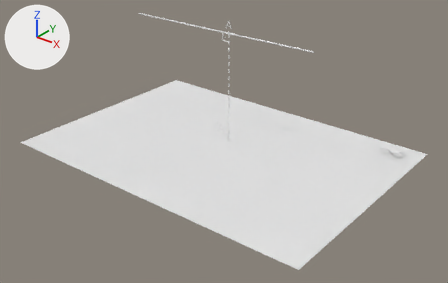
The glTF model client/public/assets/models/4.4.glb: old version first, new version second.
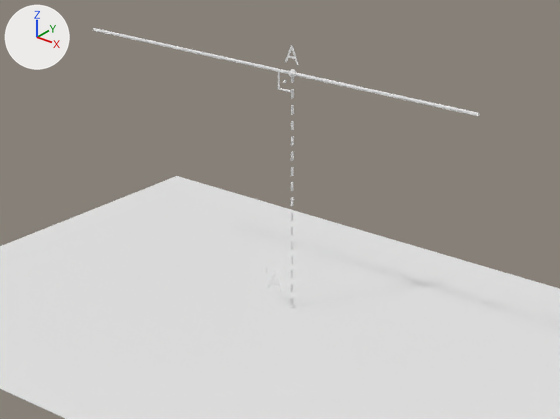
Each version appears first whole from a 50 mm lens placed at (7.62, -8.76, 5.54), pointed at (0.61, 0.01, 0.11), and next in a close-up on the part from 21% to 78% of the width and 0% to 67% of the height. Arrows for +X, +Y and +Z are at upper left; the lights stay in place. Where no turn or scale is listed for an object, it has been applied to the vertices. Vertices at the same position are counted once.

Objects in the first close-up: 'A10_Cylinder', 'A11_Cylinder', 'A12_Cylinder', 'A13_Cylinder', 'A14_Cylinder', 'A15_Cylinder', 'A16_Cylinder', 'A1_Cylinder', 'A2_Cylinder', 'A4_Cylinder', 'A5_Cylinder', 'A6_Cylinder', 'A7_Cylinder', 'A8_Cylinder', 'A90-4_Cylinder', 'A9_Cylinder', 'Sphere2_Sphere', 'plano_ALFA_Box', 'reta_r_Cylinder'.
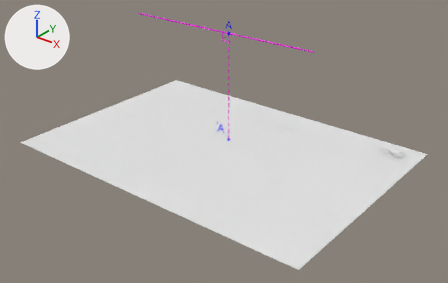
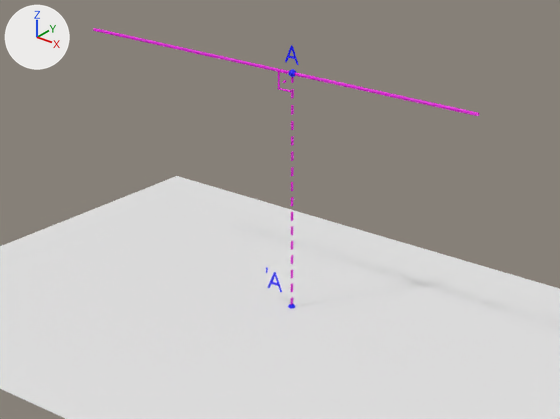
Pixel boxes (x1, y1, x2, y2) of what changed, in the close-ups (560 x 419 px):
'reta_r_Cylinder', recoloured, shading changed (white to pink)
    both: (93, 28, 480, 116)
'A90-3_Cylinder', deleted
    before: (278, 88, 291, 92)
part 1 of me_reta_r_cylinder, shading changed
    both: (96, 31, 478, 114)
part 2 of me_reta_r_cylinder, shading changed
    both: (94, 28, 475, 116)
part 3 of me_a90_4_cylinder, added
    after: (291, 226, 293, 235)
part 4 of me_a90_4_cylinder, added
    after: (291, 212, 293, 221)
part 5 of me_a90_4_cylinder, added
    after: (291, 197, 293, 206)
part 6 of me_a90_4_cylinder, added
    after: (291, 182, 293, 191)
part 7 of me_a90_4_cylinder, added
    after: (291, 167, 294, 176)
part 8 of me_a90_4_cylinder, added
    after: (291, 152, 294, 161)
part 9 of me_a90_4_cylinder, added
    after: (291, 136, 294, 146)
part 10 of me_a90_4_cylinder, added
    after: (291, 121, 294, 130)
part 11 of me_a90_4_cylinder, added
    after: (291, 105, 294, 115)
part 12 of me_a90_4_cylinder, added
    after: (291, 89, 294, 99)
part 13 of me_a90_4_cylinder, added
    after: (291, 77, 294, 83)
part 14 of me_a90_4_cylinder, added
    after: (278, 88, 291, 92)
part 15 of me_a90_4_cylinder, added
    after: (291, 297, 293, 305)
part 16 of me_a90_4_cylinder, added
    after: (291, 269, 293, 278)
part 17 of me_a90_4_cylinder, added
    after: (291, 255, 293, 264)
part 18 of me_a90_4_cylinder, added
    after: (291, 241, 293, 250)
part 19 of me_a90_4_cylinder, added
    after: (291, 283, 293, 292)
part 20 of me_a90_4_cylinder, recoloured
    both: (278, 72, 280, 88)

Patch to the scene script:
```diff
--- a/client/public/assets/models/4.4.glb.py
+++ b/client/public/assets/models/4.4.glb.py
@@ me_reta_r_cylinder @@
 me_reta_r_cylinder.from_pydata(...)  # 32 vertices, 60 faces; spans x -2.25..2.25, y -0.02..0.02, z -0.02..0.02
+# me_reta_r_cylinder part 1: 4 of the faces centred in x -0.75..0.75, y -0.01..0.01, z -0.01..0.01 are now shaded smooth
+# me_reta_r_cylinder part 2: 4 of the faces centred in x -0.75..0.75, y -0.01..0.01, z -0.01..0.01 are now shaded flat
+me_reta_r_cylinder.materials.append(mat_fucsia)  # pink #eb00e0
@@ me_a90_4_cylinder @@
-me_a90_4_cylinder.from_pydata(...)  # 32 vertices, 60 faces; spans x -0.009..0.009, y -0.009..0.009, z -0.075..0.075
+me_a90_4_cylinder.from_pydata(...)  # 818 vertices, 1560 faces; spans x -0.009..0.161, y -0.015..0.027, z -2.245..0.087
+# me_a90_4_cylinder part 3: a new loose piece, a 16-sided cylinder along z spanning x 0.143..0.161, y -0.006..0.027, z -1.495..-1.413, in mat_fucsia (pink #eb00e0)
+# me_a90_4_cylinder part 4: a new loose piece, a 16-sided cylinder along z spanning x 0.143..0.161, y -0.006..0.027, z -1.345..-1.263, in mat_fucsia (pink #eb00e0)
+# me_a90_4_cylinder part 5: a new loose piece, a 16-sided cylinder along z spanning x 0.143..0.161, y -0.006..0.027, z -1.195..-1.113, in mat_fucsia (pink #eb00e0)
+# me_a90_4_cylinder part 6: a new loose piece, a 16-sided cylinder along z spanning x 0.143..0.161, y -0.006..0.027, z -1.045..-0.963, in mat_fucsia (pink #eb00e0)
+# me_a90_4_cylinder part 7: a new loose piece, a 16-sided cylinder along z spanning x 0.143..0.161, y -0.006..0.027, z -0.895..-0.813, in mat_fucsia (pink #eb00e0)
+# me_a90_4_cylinder part 8: a new loose piece, a 16-sided cylinder along z spanning x 0.143..0.161, y -0.006..0.027, z -0.745..-0.663, in mat_fucsia (pink #eb00e0)
+# me_a90_4_cylinder part 9: a new loose piece, a 16-sided cylinder along z spanning x 0.143..0.161, y -0.006..0.027, z -0.595..-0.513, in mat_fucsia (pink #eb00e0)
+# me_a90_4_cylinder part 10: a new loose piece, a 16-sided cylinder along z spanning x 0.143..0.161, y -0.006..0.027, z -0.445..-0.363, in mat_fucsia (pink #eb00e0)
+# me_a90_4_cylinder part 11: a new loose piece, a 16-sided cylinder along z spanning x 0.143..0.161, y -0.007..0.027, z -0.295..-0.213, in mat_fucsia (pink #eb00e0)
+# me_a90_4_cylinder part 12: a new loose piece, a 16-sided cylinder along z spanning x 0.142..0.161, y -0.007..0.026, z -0.145..-0.063, in mat_fucsia (pink #eb00e0)
+# me_a90_4_cylinder part 13: a new loose piece, a 16-sided cylinder along z spanning x 0.142..0.16, y -0.007..0.026, z 0.005..0.087, in mat_fucsia (pink #eb00e0)
+# me_a90_4_cylinder part 14: a new loose piece, a 16-sided cylinder along x spanning x -0.009..0.141, y -0.009..0.009, z -0.09..-0.072, in mat_fucsia (pink #eb00e0)
+# me_a90_4_cylinder part 15: a new loose piece, a 16-sided cylinder along z spanning x 0.143..0.161, y -0.006..0.027, z -2.245..-2.163, in mat_fucsia (pink #eb00e0)
+# me_a90_4_cylinder part 16: a new loose piece, a 16-sided cylinder along z spanning x 0.143..0.161, y -0.006..0.027, z -1.945..-1.863, in mat_fucsia (pink #eb00e0)
+# me_a90_4_cylinder part 17: a new loose piece, a 16-sided cylinder along z spanning x 0.143..0.161, y -0.006..0.027, z -1.795..-1.713, in mat_fucsia (pink #eb00e0)
+# me_a90_4_cylinder part 18: a new loose piece, a 16-sided cylinder along z spanning x 0.143..0.161, y -0.006..0.027, z -1.645..-1.563, in mat_fucsia (pink #eb00e0)
+# me_a90_4_cylinder part 19: a new loose piece, a 16-sided cylinder along z spanning x 0.143..0.161, y -0.006..0.027, z -2.095..-2.013, in mat_fucsia (pink #eb00e0)
+# me_a90_4_cylinder part 20: 60 faces spanning x -0.009..0.009, y -0.009..0.009, z -0.075..0.075 switch from no material to mat_fucsia (pink #eb00e0)
@@ ob_a1_cylinder @@
-ob_a1_cylinder = bpy.data.objects.new('A1_Cylinder', me_a1_cylinder)
@@ ob_a4_cylinder @@
-ob_a4_cylinder = bpy.data.objects.new('A4_Cylinder', me_a4_cylinder)
@@ ob_a5_cylinder @@
-ob_a5_cylinder = bpy.data.objects.new('A5_Cylinder', me_a5_cylinder)
@@ ob_a6_cylinder @@
-ob_a6_cylinder = bpy.data.objects.new('A6_Cylinder', me_a6_cylinder)
@@ ob_a7_cylinder @@
-ob_a7_cylinder = bpy.data.objects.new('A7_Cylinder', me_a7_cylinder)
@@ ob_a8_cylinder @@
-ob_a8_cylinder = bpy.data.objects.new('A8_Cylinder', me_a8_cylinder)
@@ ob_a9_cylinder @@
-ob_a9_cylinder = bpy.data.objects.new('A9_Cylinder', me_a9_cylinder)
@@ ob_a10_cylinder @@
-ob_a10_cylinder = bpy.data.objects.new('A10_Cylinder', me_a10_cylinder)
@@ ob_a11_cylinder @@
-ob_a11_cylinder = bpy.data.objects.new('A11_Cylinder', me_a11_cylinder)
@@ ob_a12_cylinder @@
-ob_a12_cylinder = bpy.data.objects.new('A12_Cylinder', me_a12_cylinder)
@@ ob_a13_cylinder @@
-ob_a13_cylinder = bpy.data.objects.new('A13_Cylinder', me_a13_cylinder)
@@ ob_a14_cylinder @@
-ob_a14_cylinder = bpy.data.objects.new('A14_Cylinder', me_a14_cylinder)
@@ ob_a15_cylinder @@
-ob_a15_cylinder = bpy.data.objects.new('A15_Cylinder', me_a15_cylinder)
@@ ob_a16_cylinder @@
-ob_a16_cylinder = bpy.data.objects.new('A16_Cylinder', me_a16_cylinder)
@@ ob_a2_cylinder @@
-ob_a2_cylinder = bpy.data.objects.new('A2_Cylinder', me_a2_cylinder)
@@ ob_a90_3_cylinder @@
-ob_a90_3_cylinder = bpy.data.objects.new('A90-3_Cylinder', me_a90_3_cylinder)
@@ ob_sphere2_sphere @@
-ob_sphere2_sphere = bpy.data.objects.new('Sphere2_Sphere', me_sphere2_sphere)
```
